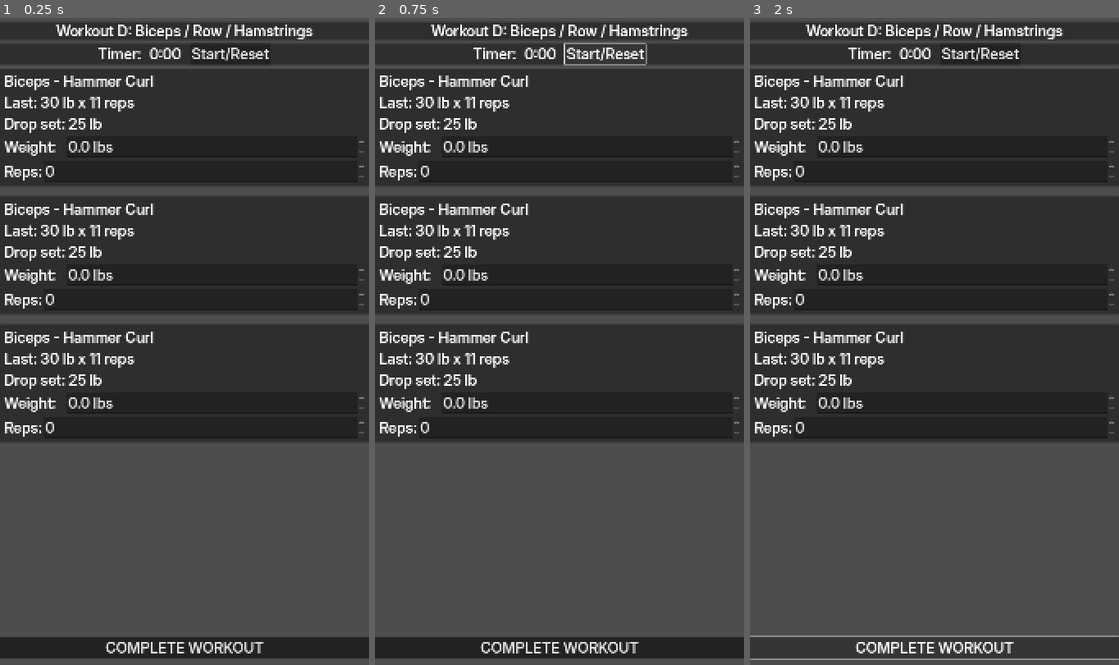
Above: before the commit, frames 1-3 (left to right).
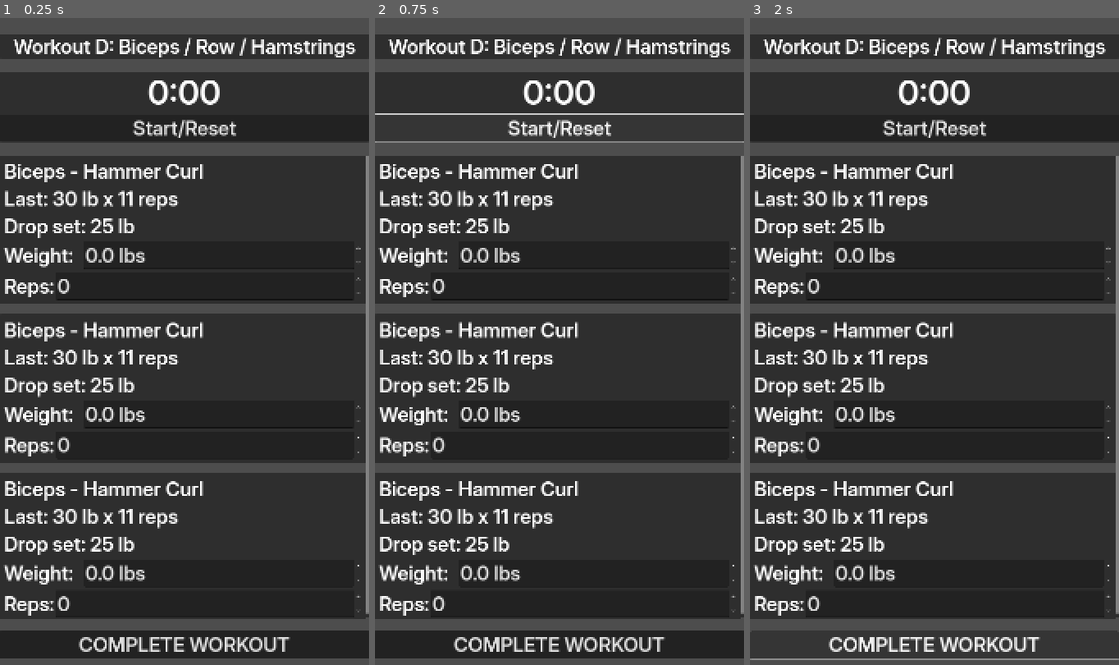
Above: after the commit, the same moments.

Repository: DanielMcPherson/workout-tracker
Game: Godot game, scene res://main.tscn
Same seed, same stepped clock (60 frames per second), same inputs: the game is played once before the commit and once after it.
Inputs:
- Up to frame 1 (0.25 s): no input
- Up to frame 2 (0.75 s): click "Start/Reset" at 0.5 s
- Up to frame 3 (2 s): click "COMPLETE WORKOUT" at 1.25 s

The runs differ from the first frame. In frame 1, 46% of the frame differs, in the area x 0-100%, y 0-99%; in frame 2, 47%; in frame 3, 45%.

Commit message:
Bigger timer

Diff:
--- a/app_theme.tres
+++ b/app_theme.tres
@@ -4,4 +4,4 @@
 
 [resource]
 default_font = ExtResource("1_ybbnh")
-default_font_size = 36
+default_font_size = 48
--- a/main.tscn
+++ b/main.tscn
@@ -19,12 +19,12 @@
 anchor_bottom = 1.0
 grow_horizontal = 2
 grow_vertical = 2
-theme_override_constants/margin_top = 10
+theme_override_constants/margin_top = 40
 theme_override_constants/margin_bottom = 40
 
 [node name="MainVBox" type="VBoxContainer" parent="MainMargin"]
 layout_mode = 2
-theme_override_constants/separation = 8
+theme_override_constants/separation = 32
 
 [node name="HeaderPanel" type="PanelContainer" parent="MainMargin/MainVBox"]
 layout_mode = 2
@@ -44,20 +44,16 @@
 [node name="MarginContainer" type="MarginContainer" parent="MainMargin/MainVBox/TitlePanel"]
 layout_mode = 2
 
-[node name="TimerHBox" type="HBoxContainer" parent="MainMargin/MainVBox/TitlePanel/MarginContainer"]
+[node name="TimerVBox" type="VBoxContainer" parent="MainMargin/MainVBox/TitlePanel/MarginContainer"]
 layout_mode = 2
-theme_override_constants/separation = 20
-alignment = 1
 
-[node name="TimerLabel" type="Label" parent="MainMargin/MainVBox/TitlePanel/MarginContainer/TimerHBox"]
+[node name="TimerValue" type="Label" parent="MainMargin/MainVBox/TitlePanel/MarginContainer/TimerVBox"]
 layout_mode = 2
-text = "Timer:"
+theme_override_font_sizes/font_size = 82
+text = "0:00"
+horizontal_alignment = 1
 
-[node name="TimerValue" type="Label" parent="MainMargin/MainVBox/TitlePanel/MarginContainer/TimerHBox"]
-layout_mode = 2
-text = "0:00"
-
-[node name="TimerButton" type="Button" parent="MainMargin/MainVBox/TitlePanel/MarginContainer/TimerHBox"]
+[node name="TimerButton" type="Button" parent="MainMargin/MainVBox/TitlePanel/MarginContainer/TimerVBox"]
 layout_mode = 2
 text = "Start/Reset"
 
